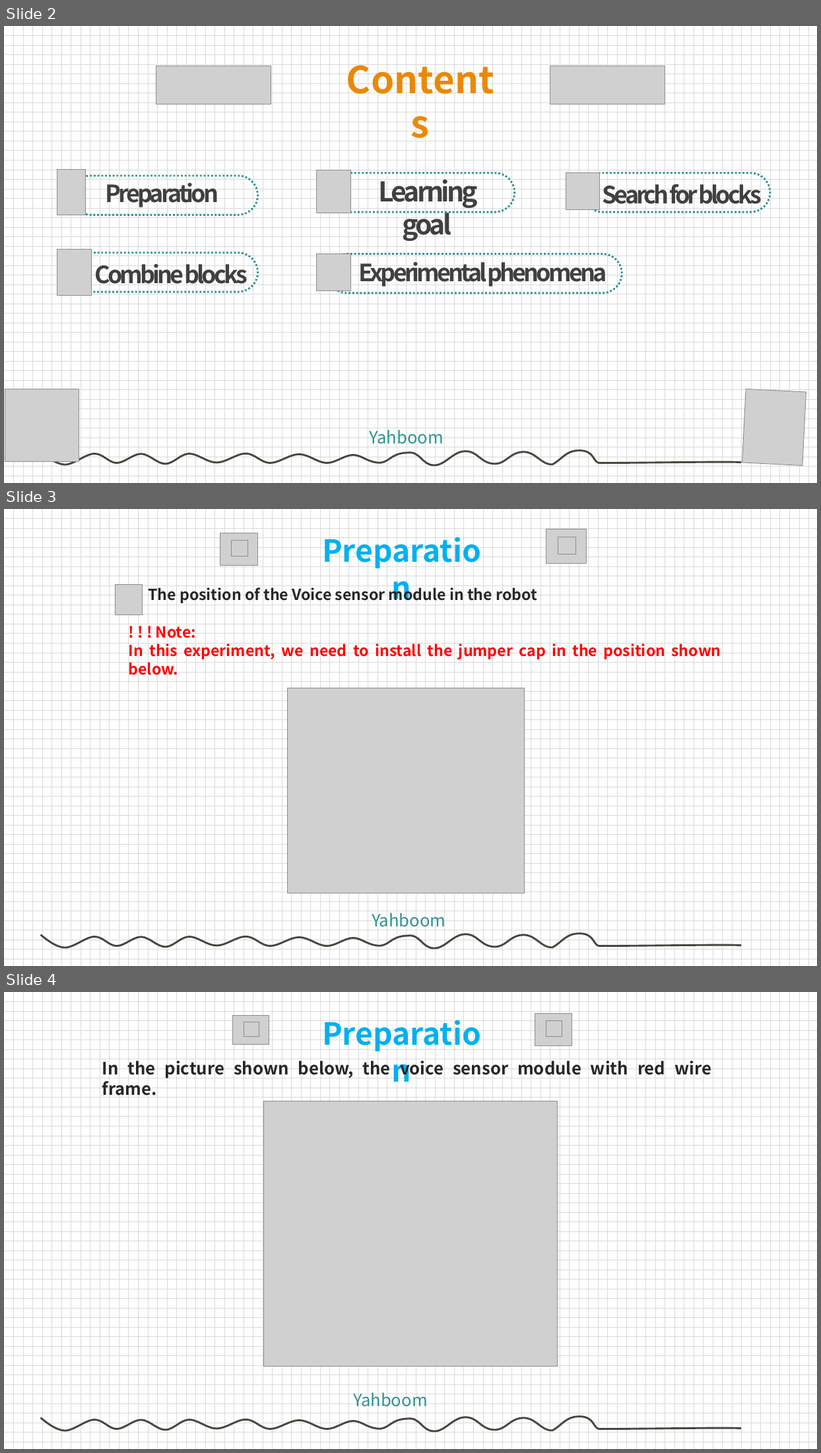
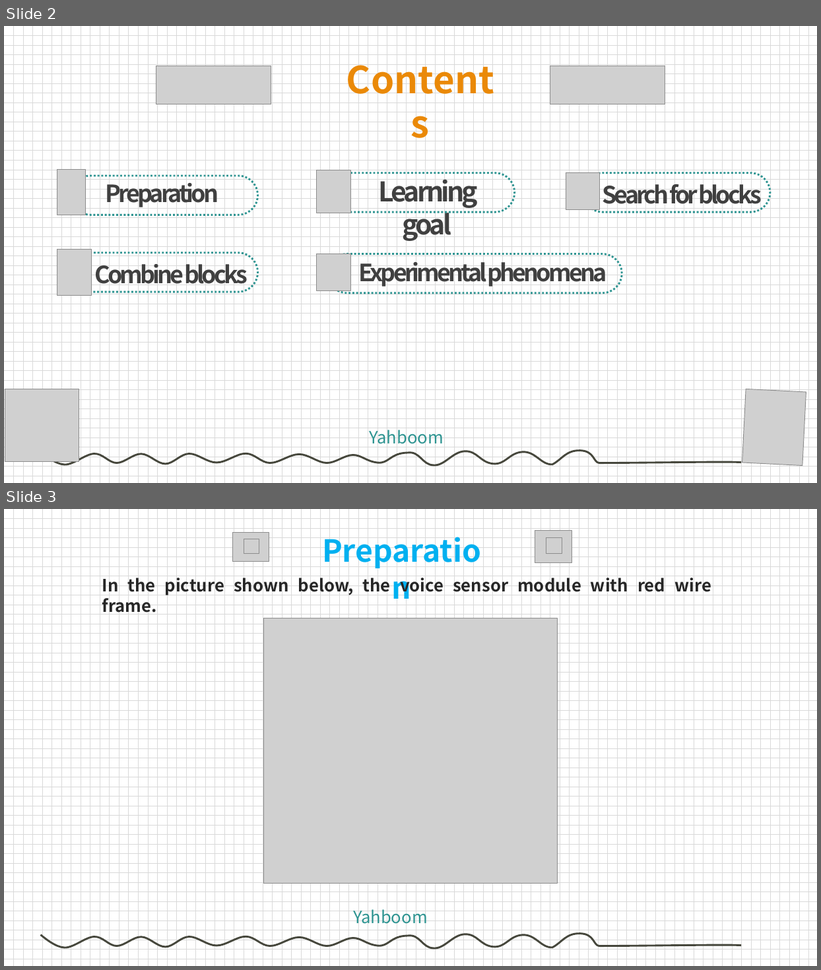
Before and after one commit to YahboomTechnology/TinybitPro, a slide deck: 05.Playing with Tiny bit/11.Listener/Listener.pptx. Shown one above the other, each under a label of ours: slides 2, 3 and 4 before the commit, slides 2 and 3 after it. The pictures are 821x1453 and 821x970 pixels, drawn with LibreOffice and Linux fonts; fonts in the diff are those of the drawing; grey boxes stand for pictures; background and template pictures are left out. Boxes give left, top, right and bottom in pixels: in the first picture for what was removed or moved away, otherwise in the second. Text is boxed around its words. In the diff, an @@ line names an element or a change of style, - is before the commit and + after.

```diff
--- a/05.Playing with Tiny bit/11.Listener/Listener.pptx
+++ b/05.Playing with Tiny bit/11.Listener/Listener.pptx
@@ slide 3 removed at (4,509,817,966), background pattern #D9D9D9 on #FFFFFF; not listed: 1 template element that a slide beside it also shows @@
@@ picture removed at (220,533,257,565) @@
@@ picture removed at (232,541,248,557) @@
@@ text removed at (308,529,495,572) @@
-Preparation
@@ picture removed at (547,529,587,564) @@
@@ picture removed at (558,537,576,554) @@
@@ picture removed at (115,585,142,615) @@
@@ text removed at (148,584,446,603) @@
-The position of the Voice sensor module in the robot
@@ text removed at (129,626,721,675) @@
-! ! ! Note:
-In this experiment, we need to install the jumper cap in the position shown below.
@@ picture removed at (288,689,525,894) @@
@@ text removed at (372,913,446,927) @@
-Yahboom
@@ what was slide 4 is now slide 3 @@
```
